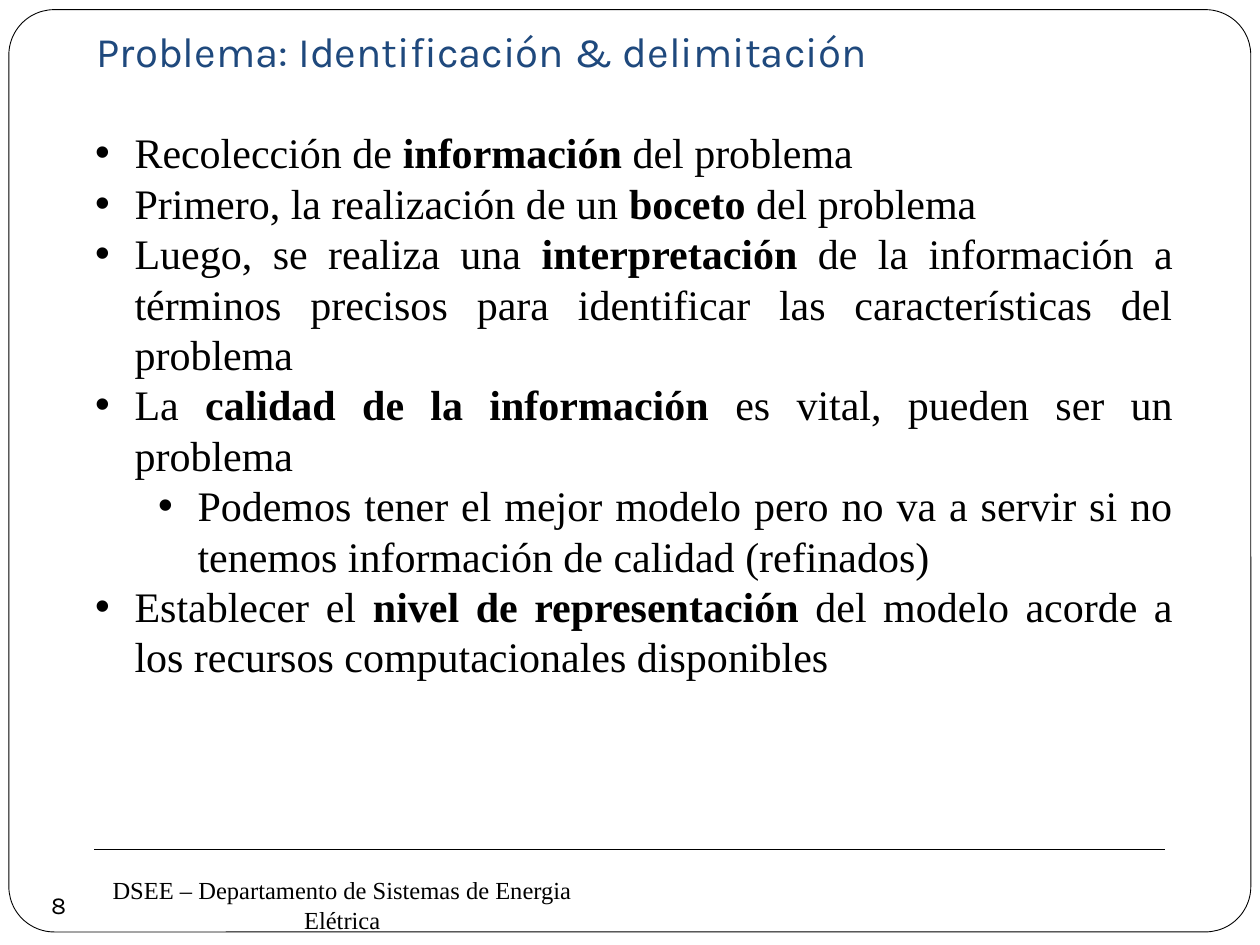
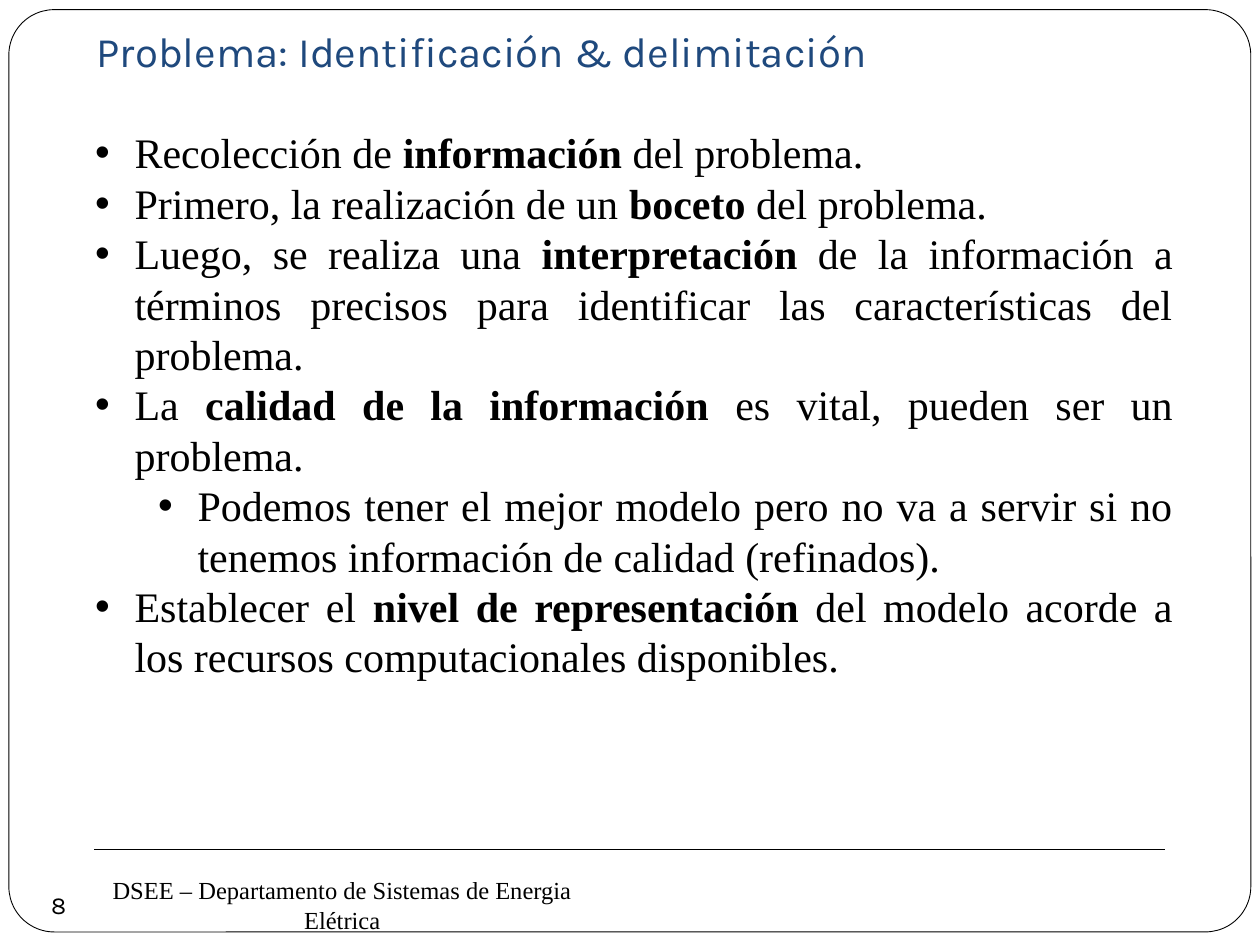
Before and after one commit to erikfilias/Power-Systems-Optimization-using-Julia-Language, a slide deck: slide 8 of 1. Lectures/Introducción a la Optimización aplicada a Sistemas de Energía Eléctrica/Dia 1/2. Modelamiento & Optimización.pptx. Drawn at 1260x945 pixels with LibreOffice and Linux fonts; fonts in the diff are those of the drawing; background and template pictures are left out. Boxes give left, top, right and bottom in pixels: in the first picture for what was removed or moved away, otherwise in the second. Text is boxed around its words. In the diff, an @@ line names an element or a change of style, - is before the commit and + after.

Commit message:
Upload

```diff
--- a/1. Lectures/Introducción a la Optimización aplicada a Sistemas de Energía Eléctrica/Dia 1/2. Modelamiento & Optimización.pptx
+++ b/1. Lectures/Introducción a la Optimización aplicada a Sistemas de Energía Eléctrica/Dia 1/2. Modelamiento & Optimización.pptx
@@ text at box(135, 138, 1173, 681): text changed @@
-• Recolección de información del problema
-• Primero, la realización de un boceto del problema
-• Luego, se realiza una interpretación de la información a términos precisos para identificar las características del problema
-• La calidad de la información es vital, pueden ser un problema
-  • Podemos tener el mejor modelo pero no va a servir si no tenemos información de calidad (refinados)
-• Establecer el nivel de representación del modelo acorde a los recursos computacionales disponibles
+• Recolección de información del problema.
+• Primero, la realización de un boceto del problema.
+• Luego, se realiza una interpretación de la información a términos precisos para identificar las características del problema.
+• La calidad de la información es vital, pueden ser un problema.
+  • Podemos tener el mejor modelo pero no va a servir si no tenemos información de calidad (refinados).
+• Establecer el nivel de representación del modelo acorde a los recursos computacionales disponibles.
```
Also in this commit, not shown: 9 other slides changed, 17 slides added.
